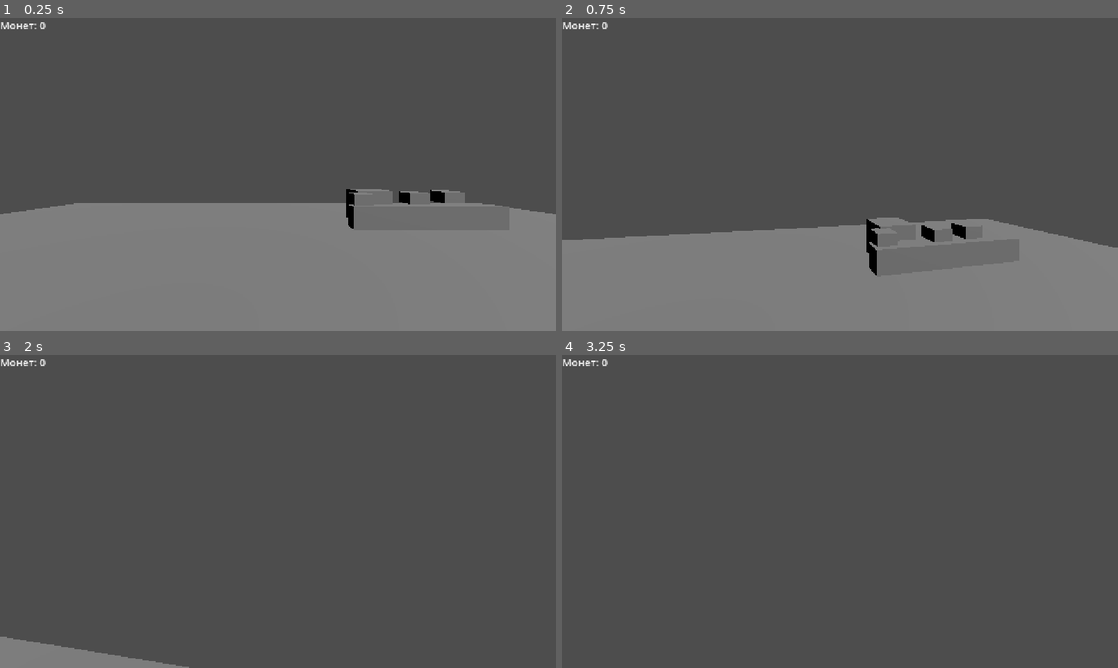
Above: before the commit, frames 1-4 (two rows, left to right).
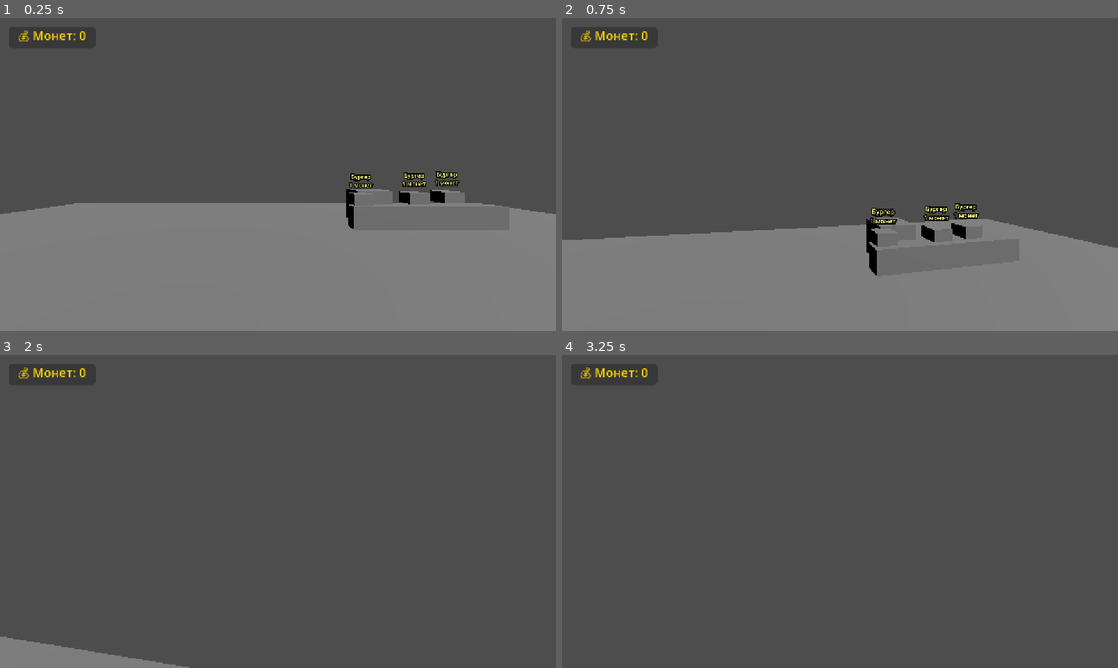
Above: after the commit, the same moments.

Repository: VictoriaPugach/godot-lessons
Game: Godot game, scene res://cafe.tscn
Two runs of this game, one before a commit and one after it. Both use one fixed random seed, a clock stepped at 60 frames per second and the inputs below.
Inputs (mouse positions are in pixels of both pictures, inside the frame that each line leads up to):
- Up to frame 1 (0.25 s): no input
- Up to frame 2 (0.75 s): tap Enter (ui_accept) at 0.5 s; move the mouse to (867, 174) at 0.52 s; hold Up (ui_up) from 0.53 s (still down); tap E (interact) at 0.6 s
- Up to frame 3 (2 s): keep holding Up (ui_up); tap Enter (ui_accept) at 0.77, 1.52 s; move the mouse to (250, 511) at 1.27 s; tap E (interact) at 1.35 s
- Up to frame 4 (3.25 s): keep holding Up (ui_up); move the mouse to (851, 505) at 2.02 s; tap E (interact) at 2.1, 2.85 s; tap Enter (ui_accept) at 2.75, 3.02 s; move the mouse to (834, 517) at 2.77 s

The runs differ from the first frame. In frame 1, 0.7% of the frame differs, in the area x 0-83%, y 1-55%; in frame 2, 0.8%, in the area x 0-75%, y 1-66%; in frame 3, 0.3%; in frame 4, 0.3%.

Commit message:
Logic for cafe is done. Needs 3D models

Diff:
--- a/lesson_4_cafe/Cashier.gd
+++ b/lesson_4_cafe/Cashier.gd
@@ -3,7 +3,7 @@
 # Скрипт кассира для диалога
 # Когда игрок подходит близко, можно поговорить
 
-@export var dialog_text: String = "Добро пожаловать в наше кафе! Нажмите E, чтобы поговорить."
+@export var dialog_text: String = "Добро пожаловать в наше кафе!"
 
 var player_near: bool = false
 var player: Node3D = null
@@ -37,6 +37,6 @@
 			show_dialog()
 
 func show_dialog():
-	var dialog = dialog_text
+	var dialog = "💬 Кассир: " + dialog_text
 	Game.show_message.emit(dialog)
-	print("Кассир говорит: ", dialog)
+	print("Кассир говорит: ", dialog_text)
--- a/lesson_4_cafe/Food.gd
+++ b/lesson_4_cafe/Food.gd
@@ -9,11 +9,50 @@
 
 var player_near: bool = false
 var is_purchased: bool = false
+var price_label: Label3D = null
 
 func _ready():
 	body_entered.connect(_on_body_entered)
 	body_exited.connect(_on_body_exited)
-	print("Food готов: ", food_name)
+
+	# Автоматически назначаем цены 1, 2, 3 по порядку
+	# Если цена не задана явно (осталась 5), назначаем автоматически
+	if price == 5:
+		_assign_price_by_name()
+
+	# Создаем ценник над едой
+	_create_price_label()
+
+	print("Food готов: ", food_name, " (цена: ", price, ")")
+
+func _assign_price_by_name():
+	# Назначаем цены по порядку: Бургер=1, Пицца=2, Напиток=3
+	if food_name == "Бургер":
+		price = 1
+	elif food_name == "Пицца":
+		price = 2
+	elif food_name == "Напиток":
+		price = 3
+
+func _create_price_label():
+	# Создаем Label3D для отображения цены
+	price_label = Label3D.new()
+	price_label.name = "PriceLabel"
+	price_label.text = food_name + "\n" + str(price) + " монет"
+	price_label.billboard = BaseMaterial3D.BILLBOARD_ENABLED
+	price_label.no_depth_test = true
+	price_label.pixel_size = 0.01
+	price_label.font_size = 16  # Уменьшено в 2 раза (было 32)
+	price_label.modulate = Color(1, 1, 0.5)  # Желтоватый цвет
+
+	# Позиционируем над едой
+	var mesh_instance = get_node_or_null("MeshInstance3D")
+	if mesh_instance:
+		price_label.position = Vector3(0, 0.5, 0)
+	else:
+		price_label.position = Vector3(0, 0.3, 0)
+
+	add_child(price_label)
 
 func _on_body_entered(body: Node3D):
 	# Проверяем, что это CharacterBody3D (игрок)
@@ -22,13 +61,18 @@
 		if not is_purchased:
 			player_near = true
 			Game.show_message.emit("Нажмите E чтобы купить " + food_name + " за " + str(price) + " монет")
-			print("Сообщение отправлено, игрок рядом: ", player_near)
+			# Подсвечиваем ценник
+			if price_label:
+				price_label.modulate = Color(0.5, 1, 0.5)  # Зеленоватый цвет
 
 func _on_body_exited(body: Node3D):
 	# Проверяем, что это CharacterBody3D (игрок)
 	if body is CharacterBody3D:
 		print("Игрок вышел из зоны еды: ", food_name)
 		player_near = false
+		# Возвращаем обычный цвет ценнику
+		if price_label and not is_purchased:
+			price_label.modulate = Color(1, 1, 0.5)
 
 func _process(_delta):
 	# Проверяем ввод в _process вместо _input для более надежной работы
@@ -43,9 +87,13 @@
 		is_purchased = true
 		Game.show_message.emit("Вы купили " + food_name + "! Осталось монет: " + str(Game.get_coins()))
 		print("Покупка успешна!")
+		# Меняем ценник на "куплено"
+		if price_label:
+			price_label.text = "✅ " + food_name + "\nКуплено!"
+			price_label.modulate = Color(0.5, 1, 0.5)
 		# Визуальная обратная связь - немного поднимаем еду
 		var tween = create_tween()
 		tween.tween_property(self, "position", position + Vector3(0, 0.2, 0), 0.3)
 	else:
-		Game.show_message.emit("Недостаточно монет! Нужно " + str(price) + ", у вас " + str(Game.get_coins()))
+		Game.show_message.emit("❌ Недостаточно монет! Нужно " + str(price) + " 💰, у вас " + str(Game.get_coins()))
 		print("Недостаточно монет!")
--- a/lesson_4_cafe/UIManager.gd
+++ b/lesson_4_cafe/UIManager.gd
@@ -1,36 +1,121 @@
 extends CanvasLayer
 
 # Скрипт для управления UI (счетчик монет и сообщения)
-# ВАЖНО: Структура UI должна быть создана в редакторе согласно инструкциям!
 
-@onready var coin_label: Label = $Control/VBoxContainer/CoinLabel
-@onready var message_label: Label = $Control/VBoxContainer/MessageLabel
+@onready var coin_panel: Panel
+@onready var coin_label: Label
+@onready var message_panel: Panel
+@onready var message_label: Label
 
 func _ready():
+	# Удаляем старые UI элементы если есть
+	_remove_old_ui()
+
+	# Создаем новые UI элементы
+	_create_ui()
+
 	Game.coins_changed.connect(_on_coins_changed)
 	Game.show_message.connect(_on_show_message)
-	# Ждем один кадр, чтобы UI узлы точно были созданы
 	call_deferred("_update_coin_display")
 	print("UIManager готов. Сигналы подключены.")
+
+func _remove_old_ui():
+	# Удаляем старый VBoxContainer если он есть
+	var old_container = get_node_or_null("Control/VBoxContainer")
+	if old_container:
+		old_container.queue_free()
+
+func _create_ui():
+	var control = get_node_or_null("Control")
+	if not control:
+		var new_control = Control.new()
+		new_control.name = "Control"
+		new_control.set_anchors_preset(Control.PRESET_FULL_RECT)
+		add_child(new_control)
+		control = new_control
+
+	# Создаем панель для монет (верхний левый угол)
+	var panel = Panel.new()
+	panel.name = "CoinPanel"
+	panel.set_anchors_preset(Control.PRESET_TOP_LEFT)
+	panel.position = Vector2(20, 20)
+	panel.size = Vector2(200, 50)
+
+	# Добавляем стиль к панели
+	var style_box = StyleBoxFlat.new()
+	style_box.bg_color = Color(0.2, 0.2, 0.2, 0.8)
+	style_box.corner_radius_top_left = 10
+	style_box.corner_radius_top_right = 10
+	style_box.corner_radius_bottom_right = 10
+	style_box.corner_radius_bottom_left = 10
+	panel.add_theme_stylebox_override("panel", style_box)
+
+	var label = Label.new()
+	label.name = "CoinLabel"
+	label.set_anchors_preset(Control.PRESET_FULL_RECT)
+	label.horizontal_alignment = HORIZONTAL_ALIGNMENT_CENTER
+	label.vertical_alignment = VERTICAL_ALIGNMENT_CENTER
+	label.add_theme_font_size_override("font_size", 28)
+	label.add_theme_color_override("font_color", Color(1, 0.84, 0))  # Золотой цвет
+	label.text = "💰 Монет: 0"
+	panel.add_child(label)
+	control.add_child(panel)
+	coin_panel = panel
+	coin_label = label
+
+	# Создаем панель для сообщений (внизу по центру)
+	var msg_panel = Panel.new()
+	msg_panel.name = "MessagePanel"
+	msg_panel.anchor_left = 0.5
+	msg_panel.anchor_top = 1.0
+	msg_panel.anchor_right = 0.5
+	msg_panel.anchor_bottom = 1.0
+	msg_panel.offset_left = -300
+	msg_panel.offset_top = -50
+	msg_panel.offset_right = 300
+	msg_panel.offset_bottom = 0
+	msg_panel.grow_horizontal = Control.SIZE_SHRINK_CENTER
+	msg_panel.grow_vertical = Control.SIZE_SHRINK_END
+
+	var msg_style_box = StyleBoxFlat.new()
+	msg_style_box.bg_color = Color(0.1, 0.1, 0.1, 0.9)
+	msg_style_box.corner_radius_top_left = 15
+	msg_style_box.corner_radius_top_right = 15
+	msg_style_box.corner_radius_bottom_right = 0
+	msg_style_box.corner_radius_bottom_left = 0
+	msg_panel.add_theme_stylebox_override("panel", msg_style_box)
+
+	var msg_label = Label.new()
+	msg_label.name = "MessageLabel"
+	msg_label.set_anchors_preset(Control.PRESET_FULL_RECT)
+	msg_label.horizontal_alignment = HORIZONTAL_ALIGNMENT_CENTER
+	msg_label.vertical_alignment = VERTICAL_ALIGNMENT_CENTER
+	msg_label.add_theme_font_size_override("font_size", 20)
+	msg_label.add_theme_color_override("font_color", Color(1, 1, 1))
+	msg_label.text = ""
+	msg_label.autowrap_mode = TextServer.AUTOWRAP_WORD_SMART
+	msg_panel.add_child(msg_label)
+	msg_panel.visible = false
+	control.add_child(msg_panel)
+	message_panel = msg_panel
+	message_label = msg_label
 
 func _on_coins_changed(new_amount: int):
 	_update_coin_display()
 
 func _update_coin_display():
 	if coin_label:
-		coin_label.text = "Монет: " + str(Game.get_coins())
-	else:
-		print("CoinLabel не найден! Проверьте структуру UI в сцене.")
+		coin_label.text = "💰 Монет: " + str(Game.get_coins())
 
 func _on_show_message(message: String):
-	if message_label:
+	if message_label and message_panel:
 		message_label.text = message
-		# Сообщение исчезает через 3 секунды
-		var timer = get_tree().create_timer(3.0)
+		message_panel.visible = true
+
+		# Сообщение исчезает через 4 секунды
+		var timer = get_tree().create_timer(4.0)
 		timer.timeout.connect(func():
-			if message_label:
+			if message_label and message_panel:
 				message_label.text = ""
+				message_panel.visible = false
 		)
-	else:
-		print("MessageLabel не найден! Проверьте структуру UI в сцене.")
-		print("Сообщение: ", message)
